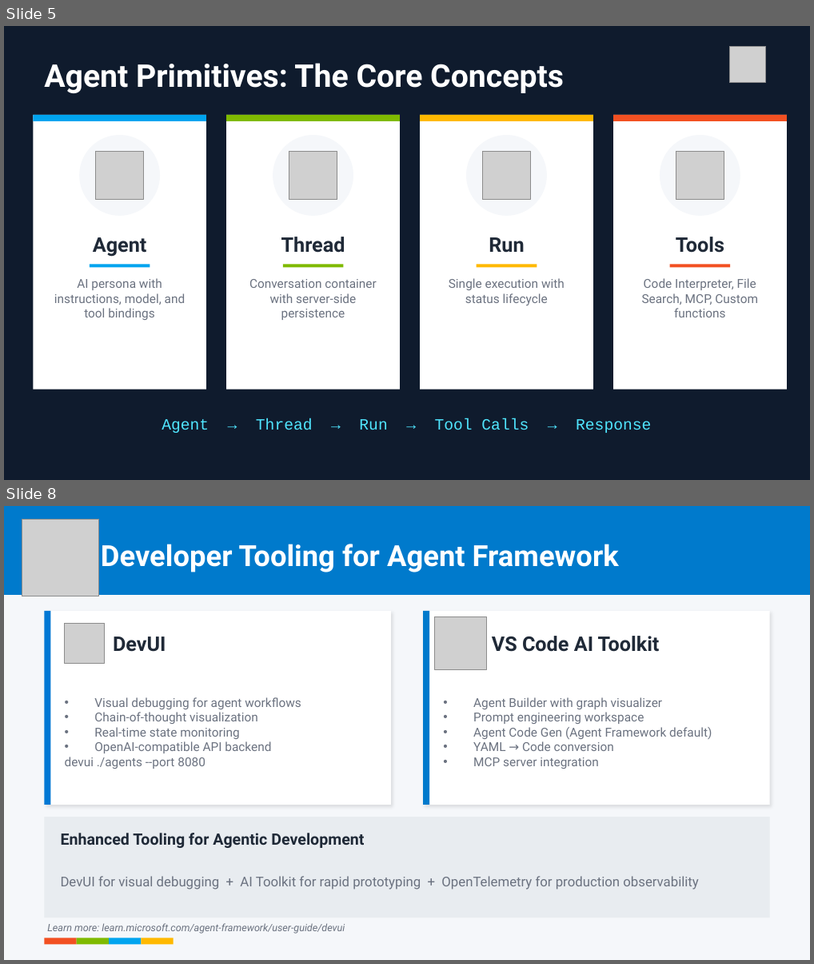
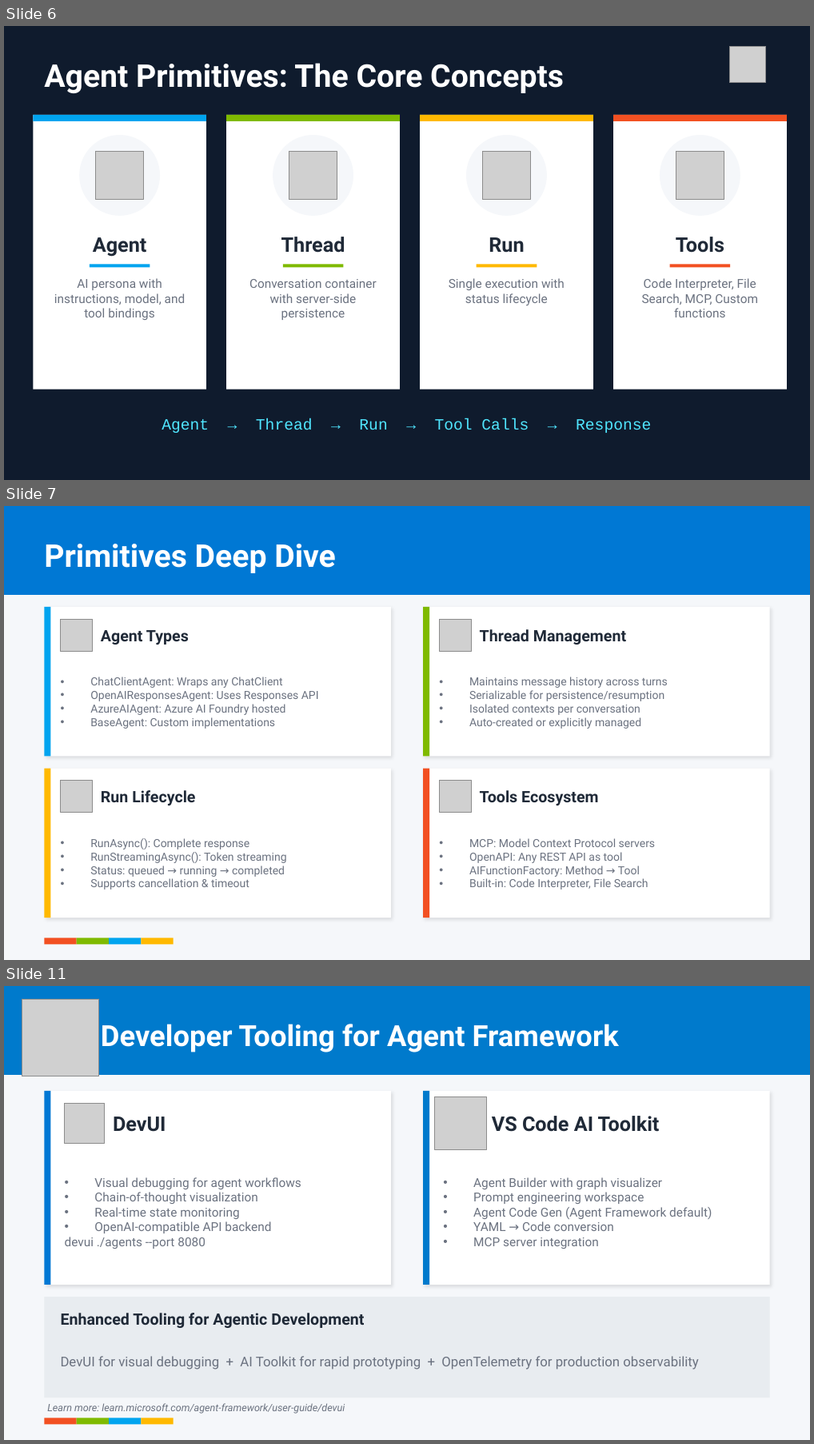
Before and after one commit to JinLee794/AgentFrameworkLabs, a slide deck: agent-framework-workshop.pptx. Shown one above the other, each under a label of ours: slides 5 and 8 before the commit, slides 6, 7 and 11 after it; the slides between them are not shown. The pictures are 814x964 and 814x1444 pixels, drawn with LibreOffice and Linux fonts; fonts in the diff are those of the drawing; grey boxes stand for pictures. Boxes give left, top, right and bottom in pixels: in the first picture for what was removed or moved away, otherwise in the second. Text is boxed around its words. In the diff, an @@ line names an element or a change of style, - is before the commit and + after.

Commit message:
Add README and enhance agent framework with new features
- Created README.md for project overview and lab instructions.
- Updated agui_server.py to improve environment variable handling and agent registration.
- Added new _agui_server.py and _main.py files for enhanced server functionality.
- Introduced agui_client.py for AG-UI client with tool event handling.
- Enhanced lab1-agent-basics.ipynb with execution outputs and examples.
- Implemented middleware for logging and security in agent execution.
- Added support for thread serialization and memory persistence in agent conversations.

```diff
--- a/agent-framework-workshop.pptx
+++ b/agent-framework-workshop.pptx
@@ slide 7 added at (4,506,810,960), background #F5F7FA @@
@@ rectangle added at (4,506,810,595), fill #0078D4 @@
@@ text added at (44,544,336,573), 28 pt, text #FFFFFF, bold @@
+Primitives Deep Dive
@@ rectangle added at (44,607,391,756), fill #FFFFFF @@
@@ rectangle added at (44,607,50,756), fill #00A4EF @@
@@ picture added at (61,619,93,651) @@
@@ rectangle added at (423,607,770,756), fill #FFFFFF @@
@@ rectangle added at (423,607,430,756), fill #7FBA00 @@
@@ picture added at (439,619,472,651) @@
@@ text added at (101,630,189,644), 14 pt, text #1F2937, bold @@
+Agent Types
@@ text added at (480,629,626,644), 14 pt, text #1F2937, bold @@
+Thread Management
@@ text added at (90,676,319,728), 10 pt, text #6B7280 @@
+• ChatClientAgent: Wraps any ChatClient
+• OpenAIResponsesAgent: Uses Responses API
+• AzureAIAgent: Azure AI Foundry hosted
+• BaseAgent: Custom implementations
@@ text added at (470,676,668,728), 10 pt, text #6B7280 @@
+• Maintains message history across turns
+• Serializable for persistence/resumption
+• Isolated contexts per conversation
+• Auto-created or explicitly managed
@@ rectangle added at (44,768,391,917), fill #FFFFFF @@
@@ rectangle added at (44,768,50,917), fill #FFB900 @@
@@ rectangle added at (423,768,770,917), fill #FFFFFF @@
@@ rectangle added at (423,768,430,917), fill #F25022 @@
@@ picture added at (61,780,93,812) @@
@@ text added at (101,790,195,805), 14 pt, text #1F2937, bold @@
+Run Lifecycle
@@ picture added at (439,780,472,812) @@
@@ text added at (480,790,598,805), 14 pt, text #1F2937, bold @@
+Tools Ecosystem
@@ text added at (90,838,287,889), 10 pt, text #6B7280 @@
+• RunAsync(): Complete response
+• RunStreamingAsync(): Token streaming
+• Status: queued → running → completed
+• Supports cancellation & timeout
@@ text added at (470,838,655,889), 10 pt, text #6B7280 @@
+• MCP: Model Context Protocol servers
+• OpenAPI: Any REST API as tool
+• AIFunctionFactory: Method → Tool
+• Built-in: Code Interpreter, File Search
@@ rectangle added at (44,937,77,944), fill #F25022 @@
@@ rectangle added at (77,937,109,944), fill #7FBA00 @@
@@ rectangle added at (109,937,141,944), fill #00A4EF @@
@@ rectangle added at (141,937,174,944), fill #FFB900 @@
@@ what was slide 5 is now slide 6 @@
@@ what was slide 8 is now slide 11 @@
```
Also in this commit, not shown: 4 slides changed, 2 other slides added, 6 other files.
